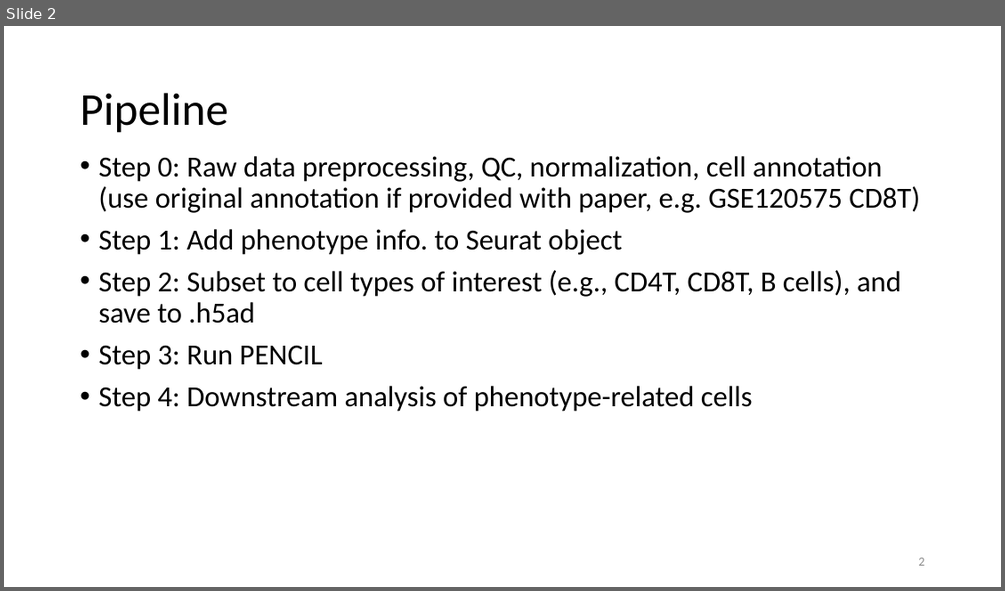
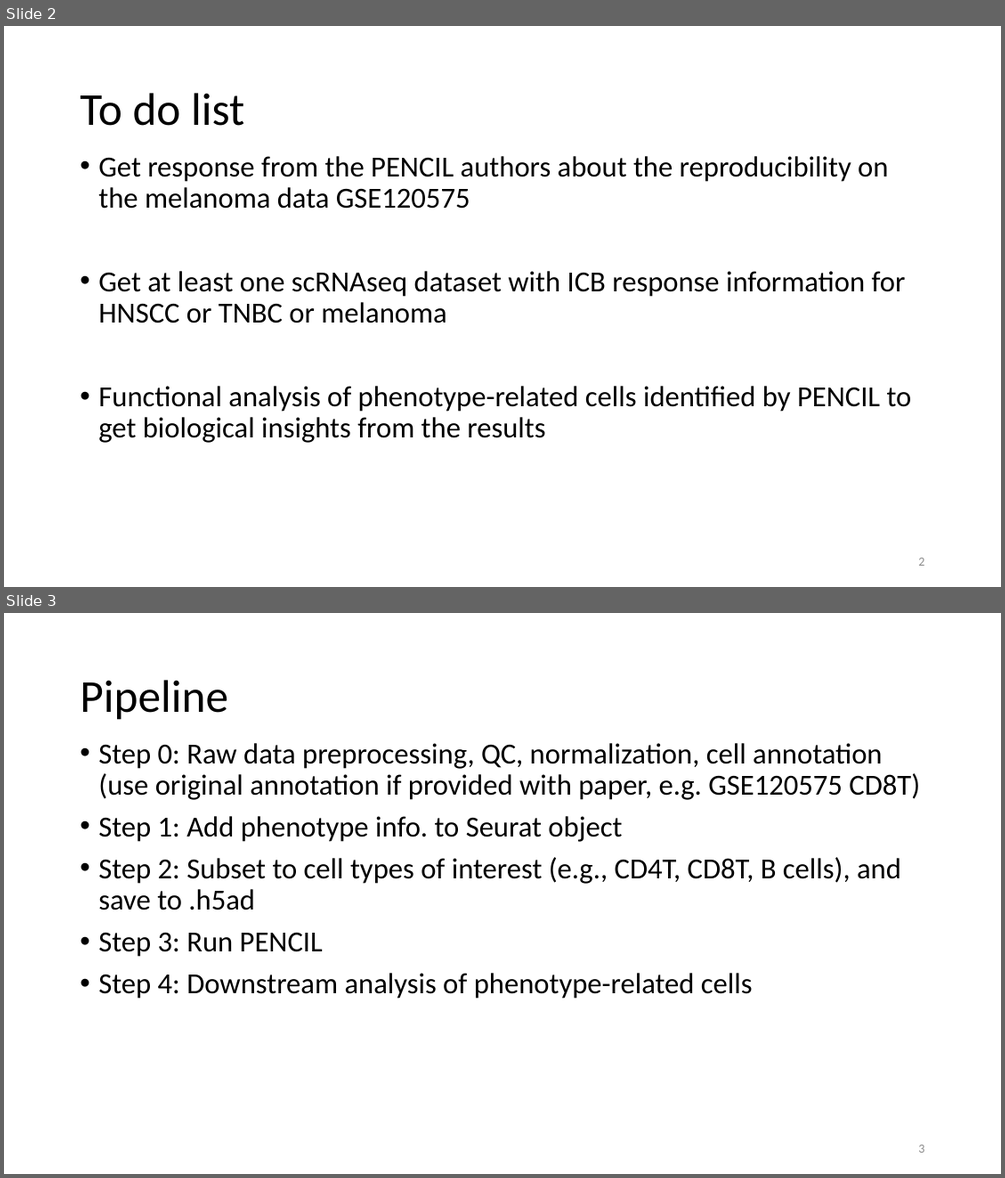
Before and after one commit to rootchang/PENCIL_reusability_report, a slide deck: WorkReport.pptx. Shown one above the other, each under a label of ours: slide 2 before the commit, slides 2 and 3 after it. The pictures are 1005x591 and 1005x1178 pixels, drawn with LibreOffice and Linux fonts; fonts in the diff are those of the drawing. Boxes give left, top, right and bottom in pixels: in the first picture for what was removed or moved away, otherwise in the second. Text is boxed around its words. In the diff, an @@ line names an element or a change of style, - is before the commit and + after.

```diff
--- a/WorkReport.pptx
+++ b/WorkReport.pptx
@@ slide 2 added at bbox=[4, 26, 1001, 587], background #FFFFFF @@
@@ title added at bbox=[80, 93, 244, 126], 44 pt, text #000000 @@
+To do list
@@ text added at bbox=[98, 156, 912, 443], 28 pt, text #000000 @@
+• Get response from the PENCIL authors about the reproducibility on the melanoma data GSE120575
+• Get at least one scRNAseq dataset with ICB response information for HNSCC or TNBC or melanoma
+• Functional analysis of phenotype-related cells identified by PENCIL to get biological insights from the results
@@ page number added at bbox=[918, 557, 924, 565], 12 pt, text #8C8C8C @@
+2
@@ what was slide 2 is now slide 3 @@
```
Also in this commit, not shown: 4 slides changed, 2 other slides added.
